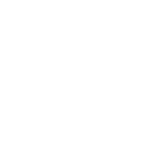
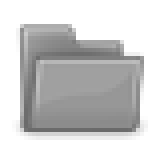
Comparing the layer stacks of the two 160px x 160px images. Changes:
added layer "Ebene 1" (luminosity) above "." over [left=12, top=24, right=148, bottom=140]
hid "." over [left=68, top=108, right=88, bottom=128]
